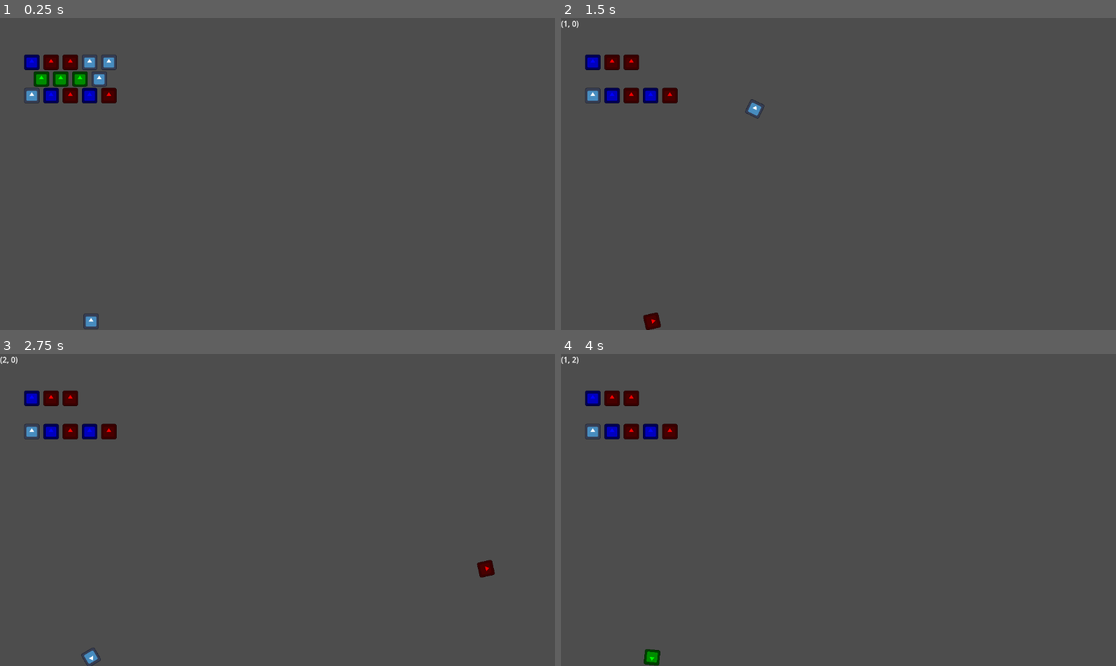
Above: before the commit, frames 1-4 (two rows, left to right).
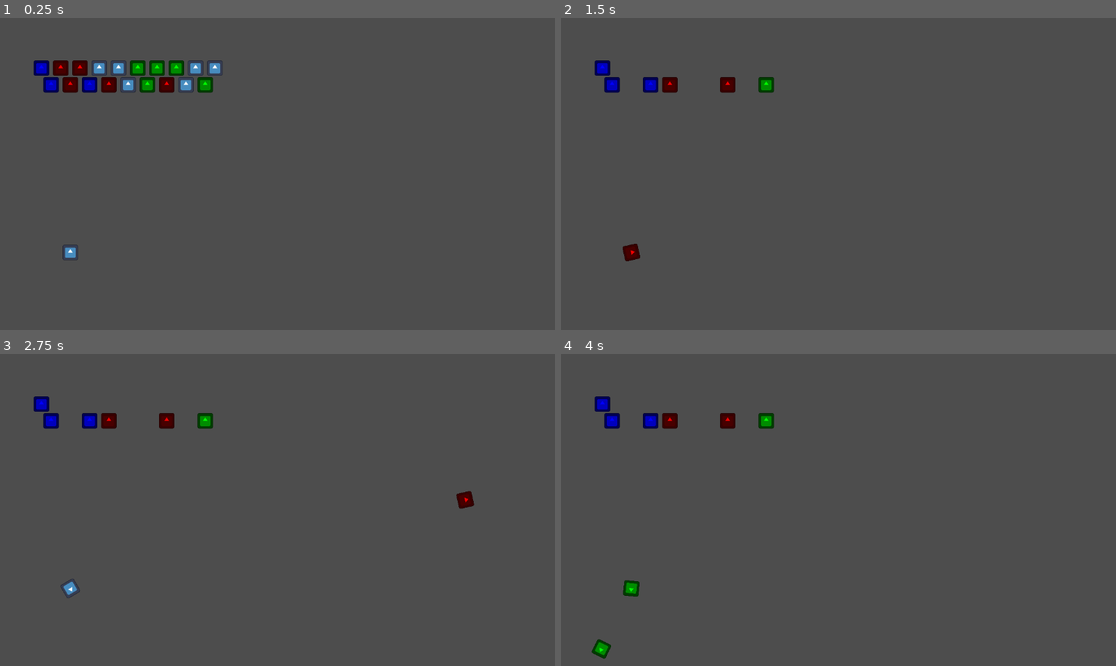
Above: after the commit, the same moments.

Repository: Comba92/bust-a-nut
Game: Godot game, scene res://Scenes/Main.tscn
Same seed, same stepped clock (60 frames per second), same inputs: the game is played once before the commit and once after it. The engine's default icon, where the game draws it, is replaced by a stand-in: a white triangle on a blue panel in a dark square.
Inputs (mouse positions are in pixels of both pictures, inside the frame that each line leads up to):
- Up to frame 1 (0.25 s): no input
- Up to frame 2 (1.5 s): tap Enter at 0.5 s; move the mouse to (594, 61) at 0.52 s; hold Right (ui_right) 0.53-1.28 s; tap Space (ui_select) at 0.77 s; move the mouse to (610, 61) at 1.27 s; hold Down (ui_down) from 1.28 s (still down)
- Up to frame 3 (2.75 s): tap Space (ui_select) at 1.52 s; move the mouse to (72, 397) at 2.02 s; release Down (ui_down) at 2.03 s; hold Right (ui_right) from 2.03 s (still down)
- Up to frame 4 (4 s): move the mouse to (594, 432) at 2.77 s; tap Space (ui_select) at 3.02, 3.77 s; move the mouse to (610, 432) at 3.52 s; release Right (ui_right) at 3.53 s; hold Left (ui_left) from 3.53 s (still down)

The runs differ from the first frame. In frame 1, 3.3% of the frame differs, in the area x 4-41%, y 11-100%; in frame 2, 2.0%; in frame 3, 2.1%; in frame 4, 2.1%.

Commit message:
Fixed (probably) projectile alignin

Diff:
--- a/Scenes/Bubble_Projectile.tscn
+++ b/Scenes/Bubble_Projectile.tscn
@@ -26,6 +26,5 @@
 
 [node name="CollisionShape2D" type="CollisionShape2D" parent="Area2D"]
 shape = SubResource("CircleShape2D_22063")
-one_way_collision = true
 
 [connection signal="body_entered" from="Area2D" to="." method="_on_area_2d_body_entered"]
--- a/Scenes/Main.tscn
+++ b/Scenes/Main.tscn
@@ -7,9 +7,10 @@
 script = ExtResource("1_a8m8w")
 
 [node name="Bubbles" type="Marker2D" parent="."]
-position = Vector2(66, 92)
+position = Vector2(86, 104)
+gizmo_extents = 20.0
 
 [node name="Cannon" parent="." instance=ExtResource("2_hx4gr")]
-position = Vector2(189, 630)
+position = Vector2(146, 487)
 
 [connection signal="shoot" from="Cannon" to="." method="_on_cannon_shoot"]
--- a/Scripts/Bubble.gd
+++ b/Scripts/Bubble.gd
@@ -7,25 +7,10 @@
 var grid_position = Vector2.ZERO
 var neighbors = []
 
-func old_world_to_grid(pos: Vector2) -> Vector2:
-  # wx = r + d * gx, gx = (wx - r) / d
-  # wy = d * gy, gy = wy/d
-  var ny = roundi(pos.y / diameter)
-  var nx = roundi(
-    pos.x / diameter if roundi(pos.y) % 2 == 0 else (pos.x - radius) / diameter)
-  return Vector2(nx, ny)
-
 func world_pos_to_grid(pos: Vector2) -> Vector2:
   var ny = roundi(pos.y / (diameter * Globals.triangular_height))
   var offset = 0 if ny % 2 == 0 else radius
   var nx = roundi((pos.x - offset) / diameter)
-  return Vector2(nx, ny)
-
-func align_pos_to_grid(pos: Vector2, origin: Vector2) -> Vector2:
-  var row_height = roundi(diameter * Globals.triangular_height)
-  var ny = roundi((pos.y - origin.y) / row_height) * row_height
-  var offset = 0 if floori(pos.y / row_height) % 2 == 0 else radius
-  var nx = roundi((pos.x - origin.x - offset) / diameter) * diameter + offset
   return Vector2(nx, ny)
 
 # Called when the node enters the scene tree for the first time.
@@ -45,10 +30,8 @@
   name = 'Bubble' + str(grid_position)
   $Label.text = str(grid_position)
 
-
 func _on_mouse_entered() -> void:
     $Label.visible = true
 
-
 func _on_mouse_exited() -> void:
   $Label.visible = false
--- a/Scripts/Main.gd
+++ b/Scripts/Main.gd
@@ -4,8 +4,8 @@
 var Projectile = preload("res://Scenes/Bubble_Projectile.tscn")
 @onready var bubbles = $Bubbles
 
-@export var max_width = 5
-@export var max_height = 3
+@export var max_width = 10
+@export var max_height = 2
 
 # se siamo sulla riga pari, in alto e in basso controllo a sinistra e in centro
 # se siamo sulla riga dispari, in alto e in basso controllo in centro e a destra
@@ -35,19 +35,19 @@
       bubble.set_color(Globals.colors.pick_random())
       print(bubble.position)
 
-  for b in bubbles.get_children():
-    find_neighbors(b)
+    find_neighbors()
 
-func find_neighbors(bubble) -> void:
-  var is_even_row = roundi(bubble.grid_position.y) % 2 == 0
-  var directions = even_row_directions if is_even_row else odd_row_directions
+func find_neighbors() -> void:
+  for bubble in bubbles.get_children():
+    var is_even_row = roundi(bubble.grid_position.y) % 2 == 0
+    var directions = even_row_directions if is_even_row else odd_row_directions
 
-  bubble.neighbors = []
-  for d in directions:
-    var p = bubble.grid_position + d
-    var s = 'Bubble' + str(p)
-    var b = bubbles.get_node(s)
-    if b: bubble.neighbors.append(b)
+    bubble.neighbors = []
+    for d in directions:
+      var p = bubble.grid_position + d
+      var s = 'Bubble' + str(p)
+      var b = bubbles.get_node(s)
+      if b: bubble.neighbors.append(b)
 
 func dfs(bubble, visited) -> Dictionary:
   visited[bubble] = true
@@ -59,18 +59,17 @@
 
 func explode_bubbles(bubble) -> void:
   var visited = dfs(bubble, {})
-  print(visited)
   if visited.size() < 3: return
   for b in visited:
     bubbles.remove_child(b)
+
+  find_neighbors()
 
 # Called every frame. 'delta' is the elapsed time since the previous frame.
 func _process(delta: float) -> void:
   if Input.is_action_just_pressed("ui_down"):
     for b in bubbles.get_children():
       explode_bubbles(b)
-    for b in bubbles.get_children():
-      find_neighbors(b)
 
 func _on_cannon_shoot(projectile) -> void:
   add_child(projectile)
@@ -81,19 +80,14 @@
 
   var bubble = Bubble.instantiate()
   bubbles.add_child(bubble)
-  # var row_height = roundi(bubble.diameter * Globals.triangular_height)
-  # bubble.position.y = roundi((proj.global_position.y - bubbles.global_position.y) / row_height) * row_height
-  # var offset = 0 if floori(bubble.position.y / row_height) % 2 == 0 else bubble.radius
-  # bubble.position.x = roundi((proj.global_position.x - bubbles.global_position.x - offset) / bubble.diameter) * bubble.diameter + offset
 
-  bubble.position = bubble.align_pos_to_grid(proj.global_position, bubbles.global_position)
+  # PERFECTION
+  var grid_pos = bubble.world_pos_to_grid(proj.global_position - bubbles.global_position)
+  bubble.position.y = grid_pos.y * (bubble.diameter * Globals.triangular_height)
+  var offset = 0 if roundi(grid_pos.y) % 2 == 0 else bubble.radius
+  bubble.position.x = grid_pos.x * (bubble.diameter) + offset
+
   bubble.set_grid_position(bubble.position)
   bubble.set_color(proj.color)
-
-  for b in bubbles.get_children():
-    find_neighbors(b)
-
-  explode_bubbles(bubble)
-
-  for b in bubbles.get_children():
-    find_neighbors(b)
+  find_neighbors()
+  # explode_bubbles(bubble)
